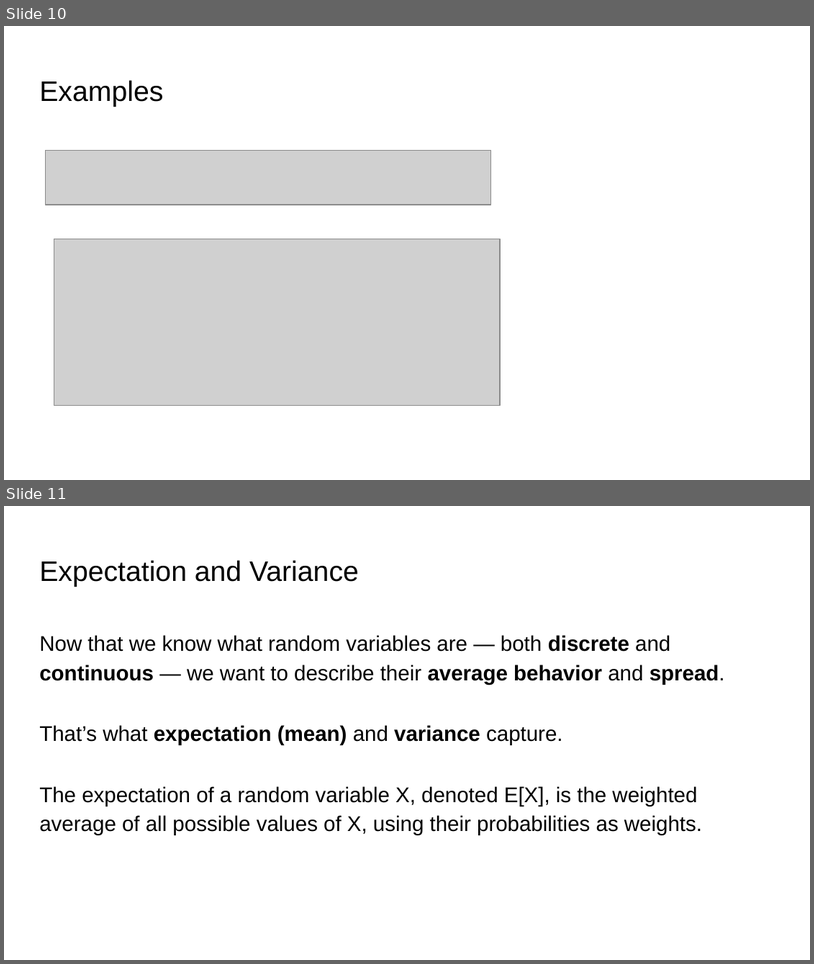
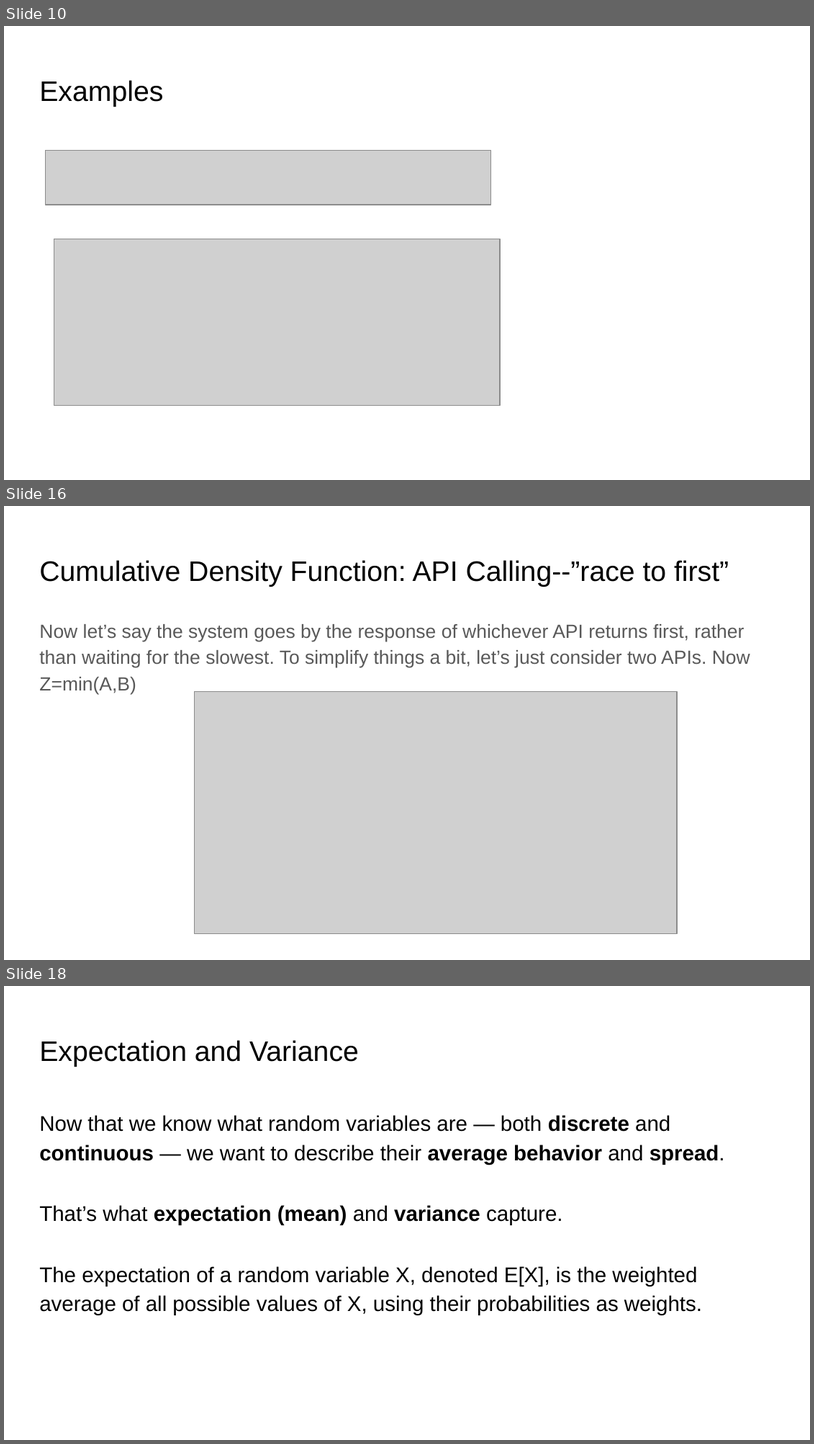
Before and after one commit to ankur6ue/deep-learning-course, a slide deck: Module 1/class_1.6/deep_learning_course_class_1.6.pptx. Shown one above the other, each under a label of ours: slides 10 and 11 before the commit, slides 10, 16 and 18 after it; the slides between them are not shown. The pictures are 814x964 and 814x1444 pixels, drawn with LibreOffice and Linux fonts; fonts in the diff are those of the drawing; grey boxes stand for pictures. Boxes give left, top, right and bottom in pixels: in the first picture for what was removed or moved away, otherwise in the second. Text is boxed around its words. In the diff, an @@ line names an element or a change of style, - is before the commit and + after.

```diff
--- a/Module 1/class_1.6/deep_learning_course_class_1.6.pptx
+++ b/Module 1/class_1.6/deep_learning_course_class_1.6.pptx
@@ slide 16 added at <box>4,506,810,960</box>, background #FFFFFF @@
@@ title added at <box>39,560,729,587</box>, 25.2 pt, text #000000 @@
+Cumulative Density Function: API Calling--”race to first”
@@ text added at <box>39,624,751,695</box>, 17 pt, text #595959 @@
+Now let’s say the system goes by the response of whichever API returns first, rather than waiting for the slowest. To simplify things a bit, let’s just consider two APIs. Now Z=min(A,B)
@@ picture added at <box>194,692,677,932</box> @@
@@ what was slide 11 is now slide 18 @@
```
Also in this commit, not shown: 1 slide changed, 6 other slides added, 3 other files.
